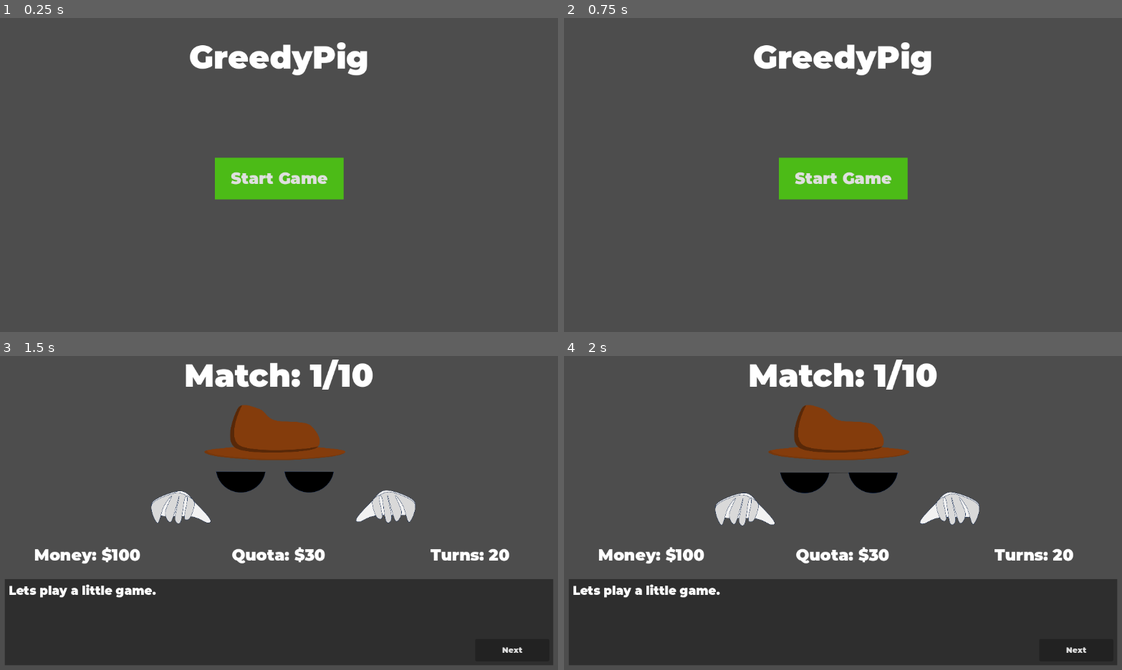
Above: before the commit, frames 1-4 (two rows, left to right).
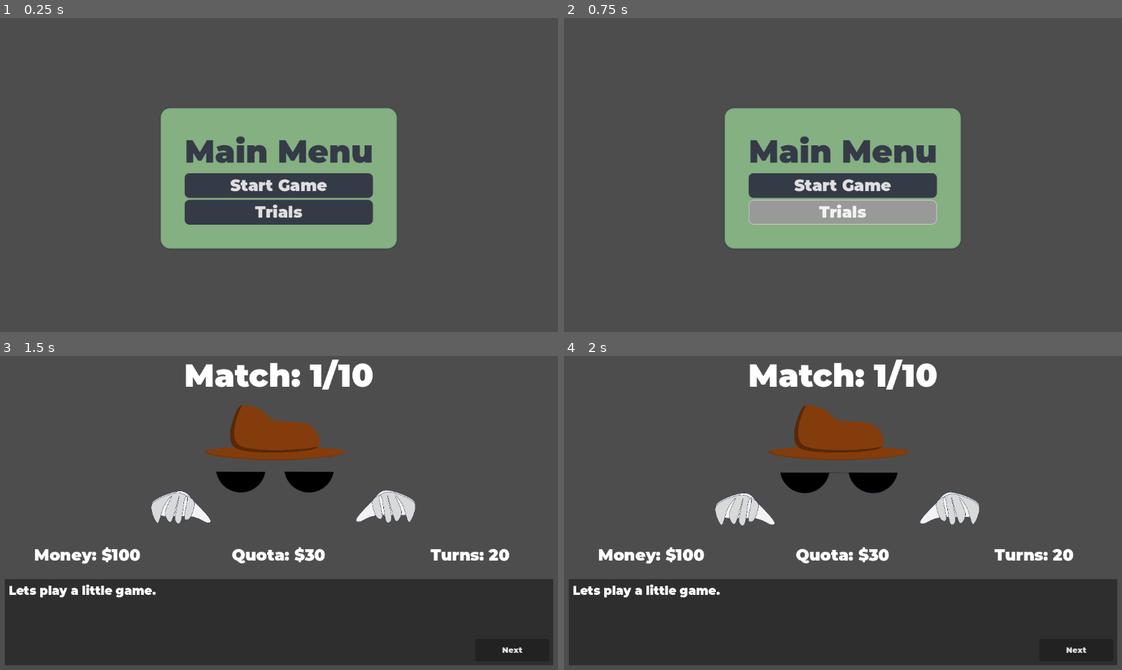
Above: after the commit, the same moments.

Repository: DauntingOcean44/Greedy-Pig
Game: Godot game, scene res://main.tscn
Two runs of this game, one before a commit and one after it. Both use one fixed random seed, a clock stepped at 60 frames per second and the inputs below.
Inputs (mouse positions are in pixels of both pictures, inside the frame that each line leads up to):
- Up to frame 1 (0.25 s): no input
- Up to frame 2 (0.75 s): click (843, 212) at 0.5 s, where only the run after the commit has a clickable "Trials"
- Up to frame 3 (1.5 s): click "Start Game" at 1.25 s
- Up to frame 4 (2 s): no input

The runs differ from the first frame. In frame 1, 16% of the frame differs, in the area x 28-72%, y 7-74%; in frame 2, 19%; in frame 3, nothing differs; in frame 4, nothing differs.

Commit message:
Refurbished Main Menu
Also added a trials button.

Diff:
--- a/dealer.tscn
+++ b/dealer.tscn
@@ -74,4 +74,4 @@
 position = Vector2(2, 5.00006)
 scale = Vector2(0.291111, 0.291111)
 sprite_frames = SubResource("SpriteFrames_j6rag")
-frame_progress = 0.404312
+frame_progress = 0.447298
--- a/menu_hud.gd
+++ b/menu_hud.gd
@@ -11,5 +11,5 @@
 	pass
 
 
-func _on_start_button_up() -> void:
+func _on_start_game_button_up():
 	get_tree().call_group("start_game", "_instance_game")
--- a/menu_hud.tscn
+++ b/menu_hud.tscn
@@ -1,16 +1,7 @@
-[gd_scene load_steps=6 format=3 uid="uid://cxy65habuu3ao"]
+[gd_scene load_steps=3 format=3 uid="uid://cxy65habuu3ao"]
 
 [ext_resource type="Script" path="res://menu_hud.gd" id="1_5r7t4"]
-[ext_resource type="FontFile" uid="uid://bgbd6ubd40cnv" path="res://fonts/MontserratBlack-3zOvZ.ttf" id="1_dr5i3"]
-
-[sub_resource type="StyleBoxFlat" id="StyleBoxFlat_xfwnx"]
-bg_color = Color(0, 1, 0, 1)
-
-[sub_resource type="StyleBoxFlat" id="StyleBoxFlat_8d0bw"]
-bg_color = Color(0.207843, 0.368627, 0.231373, 1)
-
-[sub_resource type="StyleBoxFlat" id="StyleBoxFlat_quwss"]
-bg_color = Color(0.298039, 0.733333, 0.0901961, 1)
+[ext_resource type="Theme" uid="uid://bxoevn71lb7ru" path="res://themes/menu_panel_container.tres" id="2_irq0w"]
 
 [node name="MenuHUD" type="CanvasLayer"]
 script = ExtResource("1_5r7t4")
@@ -23,40 +14,32 @@
 grow_horizontal = 2
 grow_vertical = 2
 
-[node name="TitleLabel" type="Label" parent="Control"]
+[node name="CenterContainer" type="CenterContainer" parent="Control"]
 layout_mode = 1
-anchors_preset = 5
-anchor_left = 0.5
-anchor_right = 0.5
-offset_left = -460.5
-offset_right = 460.5
-offset_bottom = 160.0
-grow_horizontal = 2
-theme_override_fonts/font = ExtResource("1_dr5i3")
-theme_override_font_sizes/font_size = 64
-text = "GreedyPig"
-horizontal_alignment = 1
-vertical_alignment = 1
-
-[node name="StartButton" type="Button" parent="Control"]
-layout_mode = 1
-anchors_preset = 8
-anchor_left = 0.5
-anchor_top = 0.5
-anchor_right = 0.5
-anchor_bottom = 0.5
-offset_left = -129.5
-offset_top = -42.0
-offset_right = 129.5
-offset_bottom = 42.0
+anchors_preset = 15
+anchor_right = 1.0
+anchor_bottom = 1.0
 grow_horizontal = 2
 grow_vertical = 2
-theme_override_fonts/font = ExtResource("1_dr5i3")
-theme_override_font_sizes/font_size = 32
-theme_override_styles/hover = SubResource("StyleBoxFlat_xfwnx")
-theme_override_styles/pressed = SubResource("StyleBoxFlat_8d0bw")
-theme_override_styles/normal = SubResource("StyleBoxFlat_quwss")
-keep_pressed_outside = true
+
+[node name="PanelContainer" type="PanelContainer" parent="Control/CenterContainer"]
+layout_mode = 2
+theme = ExtResource("2_irq0w")
+
+[node name="VBoxContainer" type="VBoxContainer" parent="Control/CenterContainer/PanelContainer"]
+layout_mode = 2
+
+[node name="Label" type="Label" parent="Control/CenterContainer/PanelContainer/VBoxContainer"]
+layout_mode = 2
+text = "Main Menu"
+horizontal_alignment = 1
+
+[node name="StartGame" type="Button" parent="Control/CenterContainer/PanelContainer/VBoxContainer"]
+layout_mode = 2
 text = "Start Game"
 
-[connection signal="button_up" from="Control/StartButton" to="." method="_on_start_button_up"]
+[node name="StartTrials" type="Button" parent="Control/CenterContainer/PanelContainer/VBoxContainer"]
+layout_mode = 2
+text = "Trials"
+
+[connection signal="button_up" from="Control/CenterContainer/PanelContainer/VBoxContainer/StartGame" to="." method="_on_start_game_button_up"]
--- /dev/null
+++ b/themes/menu_panel_container.tres
@@ -0,0 +1,65 @@
+[gd_resource type="Theme" load_steps=6 format=3 uid="uid://bxoevn71lb7ru"]
+
+[ext_resource type="StyleBox" uid="uid://brov1508hx5sf" path="res://themes/menu_style_box_flat.tres" id="1_j5oqo"]
+
+[sub_resource type="StyleBoxFlat" id="StyleBoxFlat_s4j7p"]
+content_margin_left = 5.0
+content_margin_top = 5.0
+content_margin_right = 5.0
+content_margin_bottom = 5.0
+bg_color = Color(0.207843, 0.227451, 0.278431, 1)
+draw_center = false
+border_width_left = 2
+border_width_top = 2
+border_width_right = 2
+border_width_bottom = 2
+border_blend = true
+corner_radius_top_left = 10
+corner_radius_top_right = 10
+corner_radius_bottom_right = 10
+corner_radius_bottom_left = 10
+
+[sub_resource type="StyleBoxFlat" id="StyleBoxFlat_de1np"]
+content_margin_left = 5.0
+content_margin_top = 5.0
+content_margin_right = 5.0
+content_margin_bottom = 5.0
+corner_radius_top_left = 10
+corner_radius_top_right = 10
+corner_radius_bottom_right = 10
+corner_radius_bottom_left = 10
+
+[sub_resource type="StyleBoxFlat" id="StyleBoxFlat_rtlmx"]
+content_margin_left = 5.0
+content_margin_top = 5.0
+content_margin_right = 5.0
+content_margin_bottom = 5.0
+bg_color = Color(0.207843, 0.227451, 0.278431, 1)
+corner_radius_top_left = 10
+corner_radius_top_right = 10
+corner_radius_bottom_right = 10
+corner_radius_bottom_left = 10
+
+[sub_resource type="StyleBoxFlat" id="StyleBoxFlat_voxf5"]
+content_margin_left = 5.0
+content_margin_top = 5.0
+content_margin_right = 5.0
+content_margin_bottom = 5.0
+bg_color = Color(0.695503, 0.695503, 0.695503, 1)
+corner_radius_top_left = 10
+corner_radius_top_right = 10
+corner_radius_bottom_right = 10
+corner_radius_bottom_left = 10
+
+[resource]
+Button/font_sizes/font_size = 32
+Button/styles/focus = SubResource("StyleBoxFlat_s4j7p")
+Button/styles/hover = SubResource("StyleBoxFlat_de1np")
+Button/styles/normal = SubResource("StyleBoxFlat_rtlmx")
+Button/styles/pressed = SubResource("StyleBoxFlat_voxf5")
+Label/colors/font_color = Color(0.207843, 0.227451, 0.278431, 1)
+Label/colors/font_outline_color = Color(0, 0, 0, 1)
+Label/colors/font_shadow_color = Color(0, 0, 0, 0)
+Label/font_sizes/font_size = 64
+Label/fonts/font = null
+PanelContainer/styles/panel = ExtResource("1_j5oqo")
--- /dev/null
+++ b/themes/menu_style_box_flat.tres
@@ -0,0 +1,19 @@
+[gd_resource type="StyleBoxFlat" format=3 uid="uid://brov1508hx5sf"]
+
+[resource]
+content_margin_left = 50.0
+content_margin_top = 50.0
+content_margin_right = 50.0
+content_margin_bottom = 50.0
+bg_color = Color(0.517647, 0.690196, 0.509804, 1)
+border_width_left = 3
+border_width_top = 3
+border_width_right = 3
+border_width_bottom = 3
+border_color = Color(0.207843, 0.227451, 0.278431, 1)
+border_blend = true
+corner_radius_top_left = 20
+corner_radius_top_right = 20
+corner_radius_bottom_right = 20
+corner_radius_bottom_left = 20
+shadow_offset = Vector2(-5, 5)
